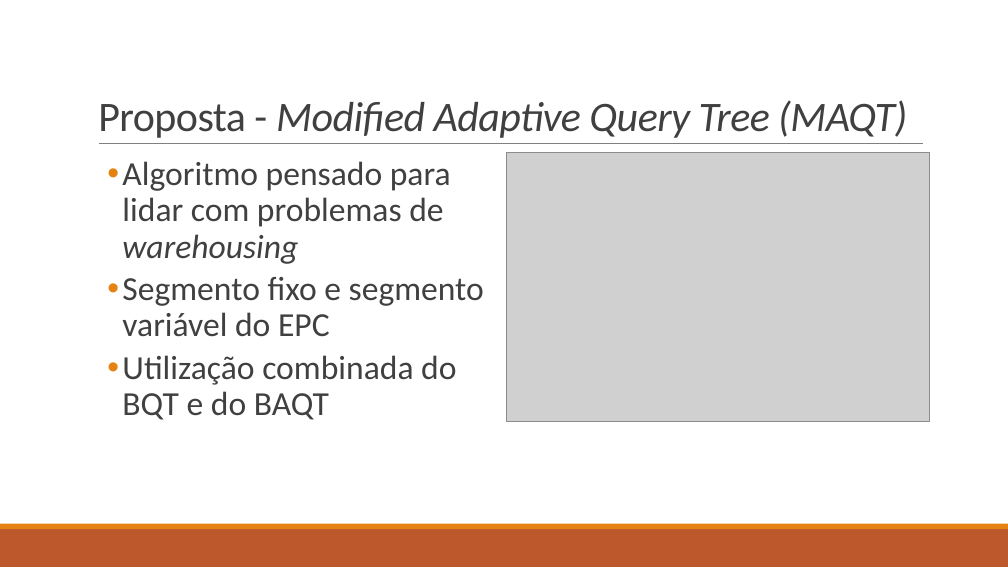
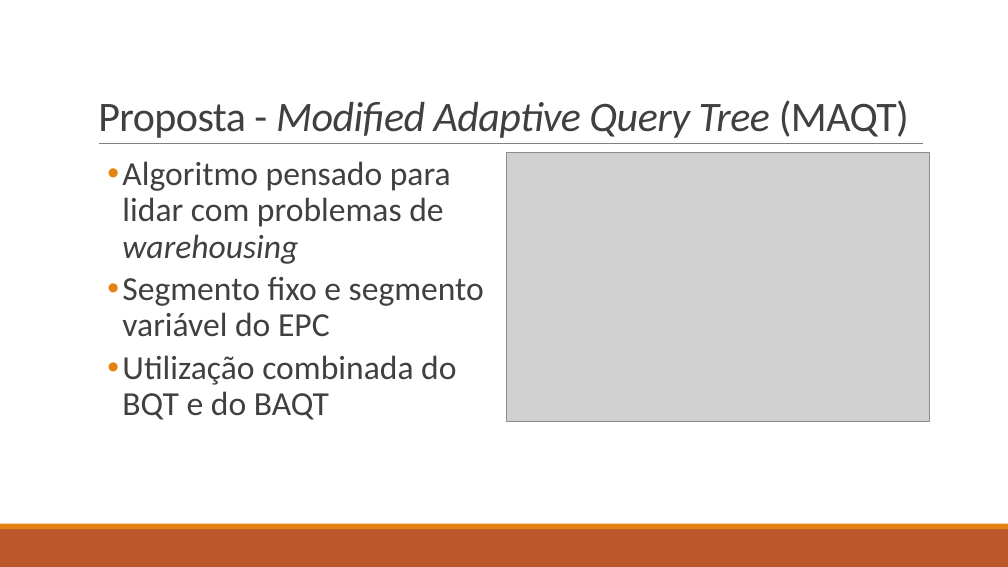
Before and after one commit to DMCabessa/Siscom, a slide deck: slide 18 of Presentation/A New Adaptive Query Tree on Resolving RFID.pptx. Drawn at 1008x567 pixels with LibreOffice and Linux fonts; fonts in the diff are those of the drawing; grey boxes stand for pictures. Boxes give left, top, right and bottom in pixels: in the first picture for what was removed or moved away, otherwise in the second. Text is boxed around its words. In the diff, an @@ line names an element or a change of style, - is before the commit and + after.

```diff
--- a/Presentation/A New Adaptive Query Tree on Resolving RFID.pptx
+++ b/Presentation/A New Adaptive Query Tree on Resolving RFID.pptx
@@ title "Proposta - Modified Adaptive Query ..." at box(98, 100, 909, 138): italic off in "(MAQT)" @@
```
Also in this commit, not shown: 1 other slide changed, 6 slides added, 7 other files.
